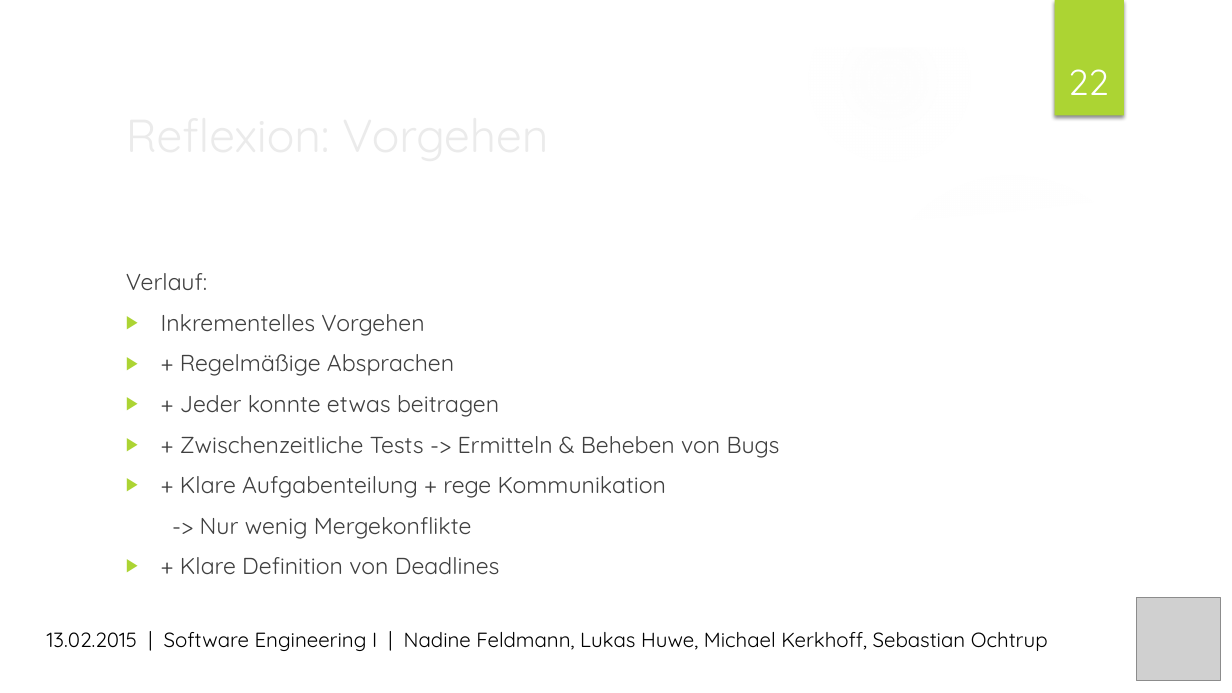
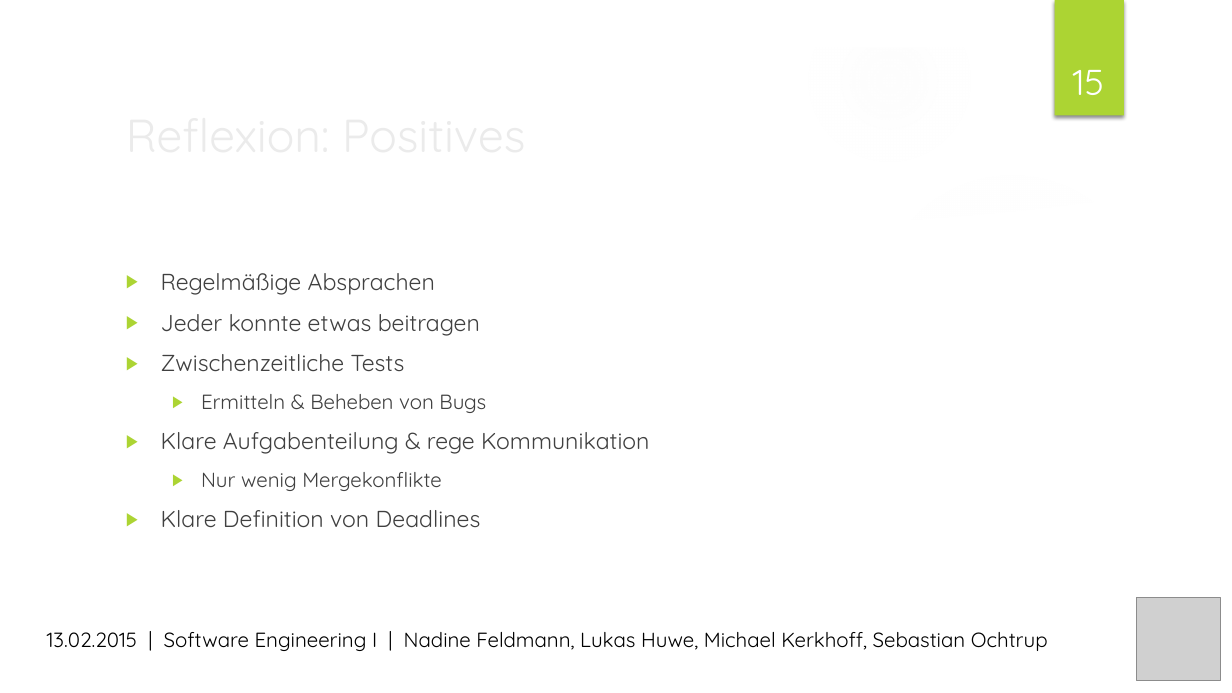
Before and after one commit to MrXXX92/pwsafe, a slide deck: slide 15 of Dokumentation/PWSafe Präsentation.pptx (slide 22 before the commit). Drawn at 1232x693 pixels with LibreOffice and Linux fonts; fonts in the diff are those of the drawing; grey boxes stand for pictures; background and template pictures are left out. Boxes give left, top, right and bottom in pixels: in the first picture for what was removed or moved away, otherwise in the second. Text is boxed around its words. In the diff, an @@ line names an element or a change of style, - is before the commit and + after.

```diff
--- a/Dokumentation/PWSafe Präsentation.pptx
+++ b/Dokumentation/PWSafe Präsentation.pptx
@@ page number at box(1073, 70, 1105, 95): text changed @@
-22
+15
@@ text at box(161, 273, 486, 527): text changed @@
-Verlauf:
-▶ Inkrementelles Vorgehen
-▶ + Regelmäßige Absprachen
-▶ + Jeder konnte etwas beitragen
-▶ + Zwischenzeitliche Tests -> Ermitteln & Beheben von Bugs
-▶ + Klare Aufgabenteilung + rege Kommunikation
--> Nur wenig Mergekonflikte
-▶ + Klare Definition von Deadlines
+▶ Regelmäßige Absprachen
+▶ Jeder konnte etwas beitragen
+▶ Zwischenzeitliche Tests
+  ▶ Ermitteln & Beheben von Bugs
+▶ Klare Aufgabenteilung & rege Kommunikation
+  ▶ Nur wenig Mergekonflikte
+▶ Klare Definition von Deadlines
@@ title at box(321, 314, 424, 336): text changed @@
-Reflexion: Vorgehen
+Reflexion: Positives
```
Also in this commit, not shown: 12 other slides changed, 7 slides removed.
